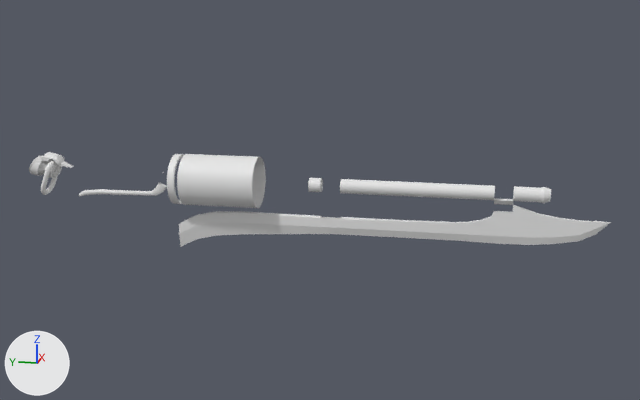
What one commit did to the FBX model Thyme 2.0/Assets/Models/Meshes/Thymeblade/TBlade_IronParts.fbx.
The view is the same before and after, from a camera (50 mm lens) standing at (-2.209, -0.874, 0.531) and looking at (0.013, -0.429, -0.025). Arrows for +X, +Y and +Z are at lower left; the lights stay in place. Where no turn or scale is listed for an object, it has been applied to the vertices. Vertices at the same position are counted once.

Names of what the first picture shows: 'Body.003'.
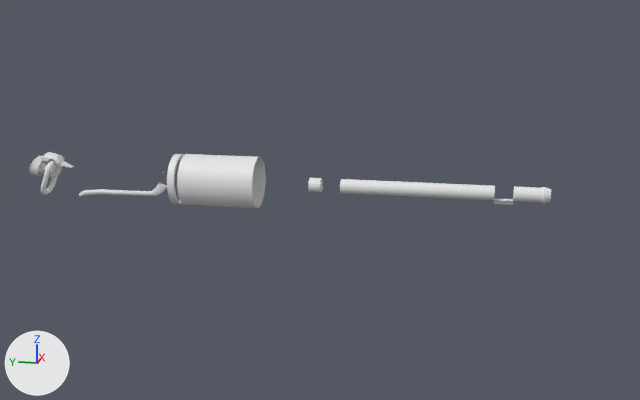
Location of each change, (x1, y1, x2, y2) in pixels of the pictures (640 x 400 px):
'Body.003', reshaped (10% narrower, 41% shorter): before (29, 152, 611, 247); after (29, 152, 551, 208)
part 1 of me_gear_006, cut back: before (179, 193, 611, 247); after (347, 193, 513, 205)

What changed in the scene script:
```text
Change me_gear_006:
    used by ob_body_003; location = (0.0, -0.025, 0.018)
    remove me_gear_006.from_pydata(...)  # 1206 vertices, 1063 faces; spans x -0.07..0.07, y -1.14..0.41, z -0.19..0.07
    add me_gear_006.from_pydata(...)  # 1109 vertices, 958 faces; spans x -0.07..0.07, y -0.99..0.41, z -0.07..0.07
    me_gear_006 part 1
    97 vertices are removed from x -0.01..0.01, y -1.14..-0.02, z -0.19..-0.03
    134 faces are deleted
    1 vertex moves within x 0.0, y -0.9, z -0.03
    29 new faces join them
```
